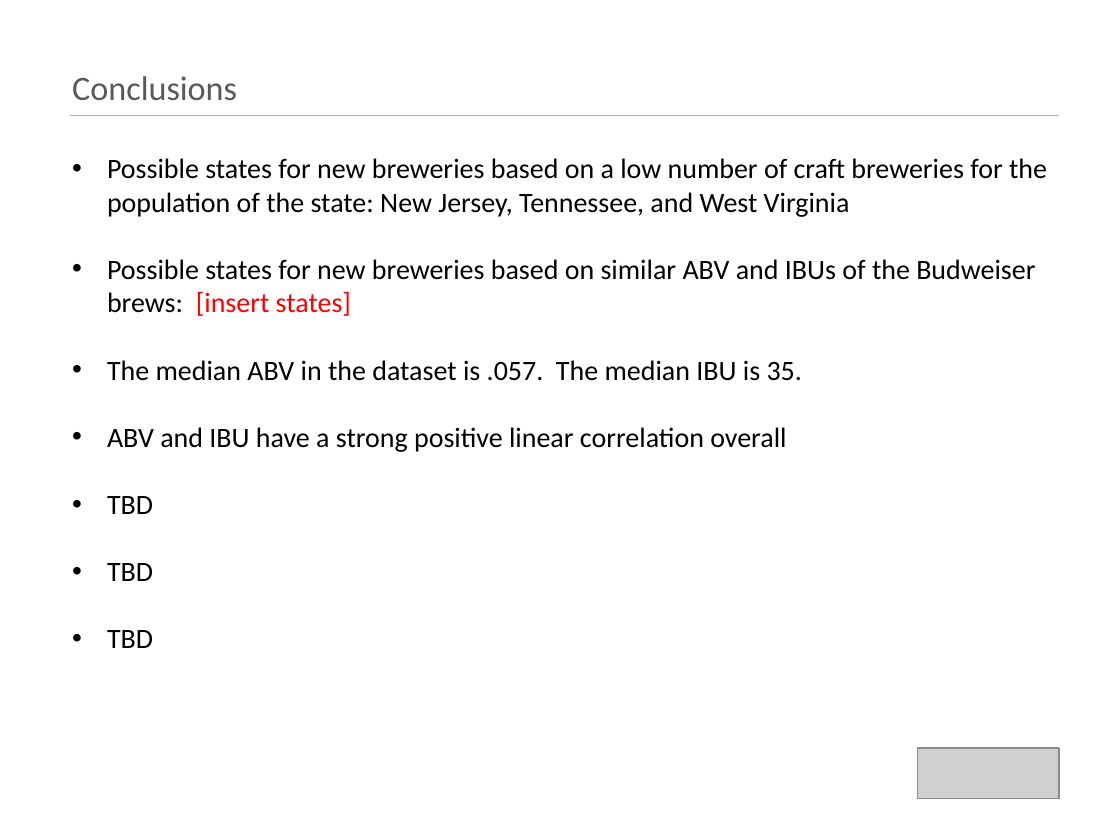
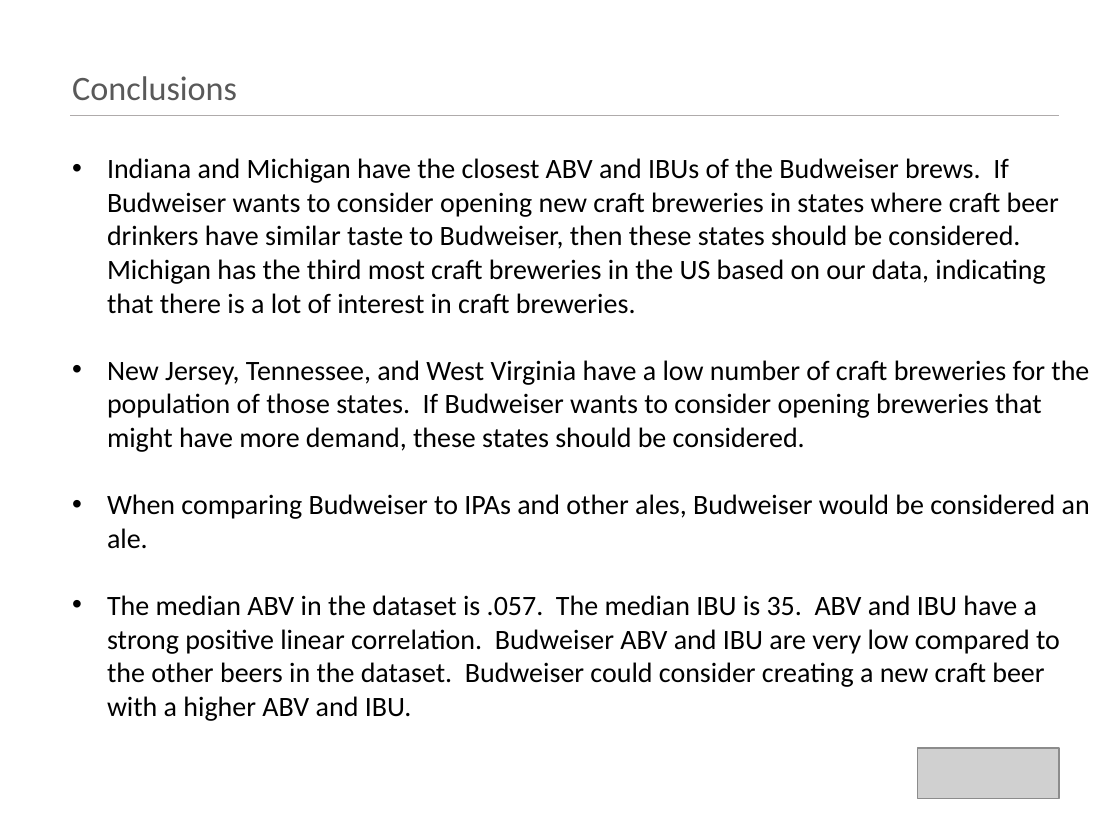
Before and after one commit to kristxh/6306-CaseStudy1-Beer, a slide deck: slide 17 of case_study_1_budweiser.pptx. Drawn at 1120x840 pixels with LibreOffice and Linux fonts; fonts in the diff are those of the drawing; grey boxes stand for pictures. Boxes give left, top, right and bottom in pixels: in the first picture for what was removed or moved away, otherwise in the second. Text is boxed around its words. In the diff, an @@ line names an element or a change of style, - is before the commit and + after.

```diff
--- a/case_study_1_budweiser.pptx
+++ b/case_study_1_budweiser.pptx
@@ text at (x1=107, y1=158, x2=1090, y2=721): text changed @@
-• Possible states for new breweries based on a low number of craft breweries for the population of the state: New Jersey, Tennessee, and West Virginia
-• Possible states for new breweries based on similar ABV and IBUs of the Budweiser brews: [insert states]
-• The median ABV in the dataset is .057. The median IBU is 35.
-• ABV and IBU have a strong positive linear correlation overall
-• TBD
-• TBD
-• TBD
+• Indiana and Michigan have the closest ABV and IBUs of the Budweiser brews. If Budweiser wants to consider opening new craft breweries in states where craft beer drinkers have similar taste to Budweiser, then these states should be considered. Michigan has the third most craft breweries in the US based on our data, indicating that there is a lot of interest in craft breweries.
+• New Jersey, Tennessee, and West Virginia have a low number of craft breweries for the population of those states. If Budweiser wants to consider opening breweries that might have more demand, these states should be considered.
+• When comparing Budweiser to IPAs and other ales, Budweiser would be considered an ale.
+• The median ABV in the dataset is .057. The median IBU is 35. ABV and IBU have a strong positive linear correlation. Budweiser ABV and IBU are very low compared to the other beers in the dataset. Budweiser could consider creating a new craft beer with a higher ABV and IBU.
```
Also in this commit, not shown: 2 other slides changed, 2 other files.
